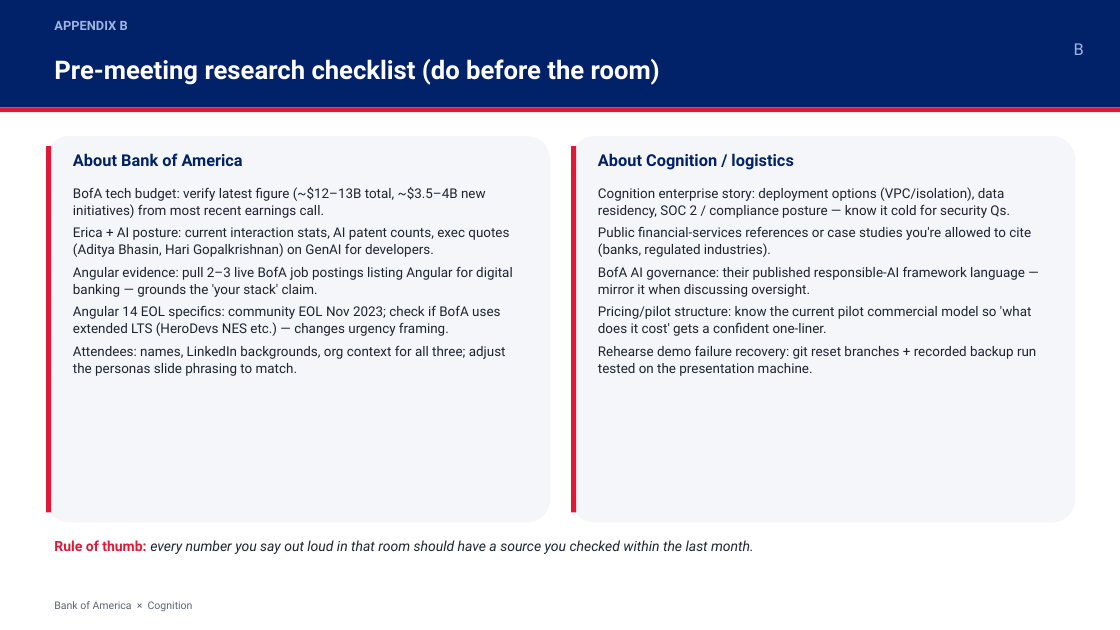
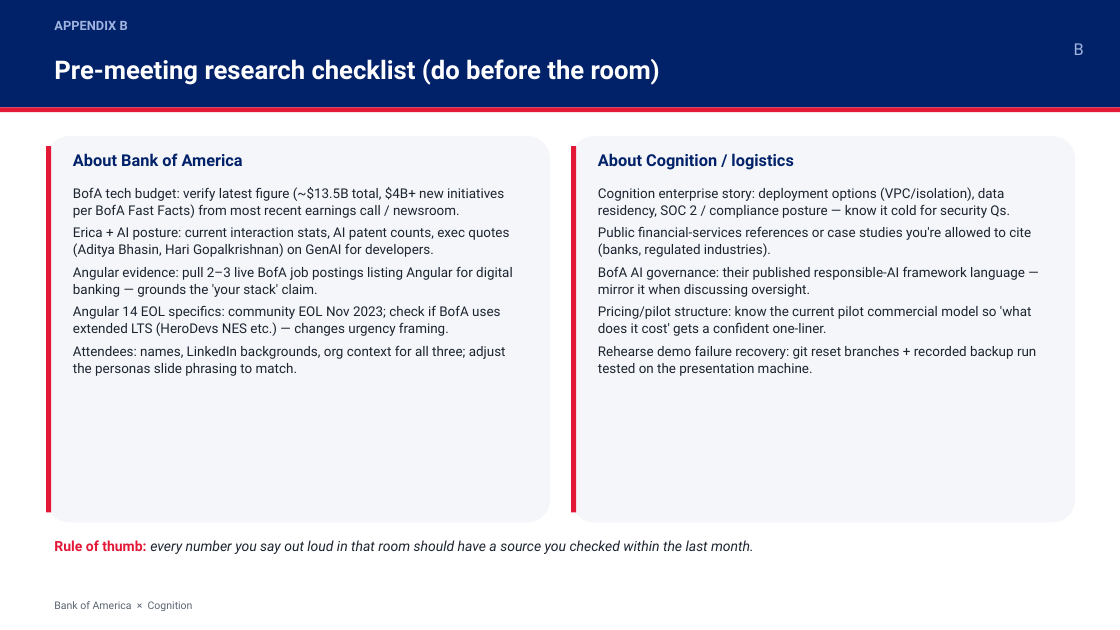
Before and after one commit to torrancefredell/bofa-demo, a slide deck: slide 13 of presentation/BofA_x_Cognition_Devin_Demo.pptx. Drawn at 1120x630 pixels with LibreOffice and Linux fonts; fonts in the diff are those of the drawing. Boxes give left, top, right and bottom in pixels: in the first picture for what was removed or moved away, otherwise in the second. Text is boxed around its words. In the diff, an @@ line names an element or a change of style, - is before the commit and + after.

```diff
--- a/presentation/BofA_x_Cognition_Devin_Demo.pptx
+++ b/presentation/BofA_x_Cognition_Devin_Demo.pptx
@@ text at (73, 187, 504, 218): text changed @@
-BofA tech budget: verify latest figure (~$12–13B total, ~$3.5–4B new initiatives) from most recent earnings call.
+BofA tech budget: verify latest figure (~$13.5B total, $4B+ new initiatives per BofA Fast Facts) from most recent earnings call / newsroom.
```
Also in this commit, not shown: 1 other file.
